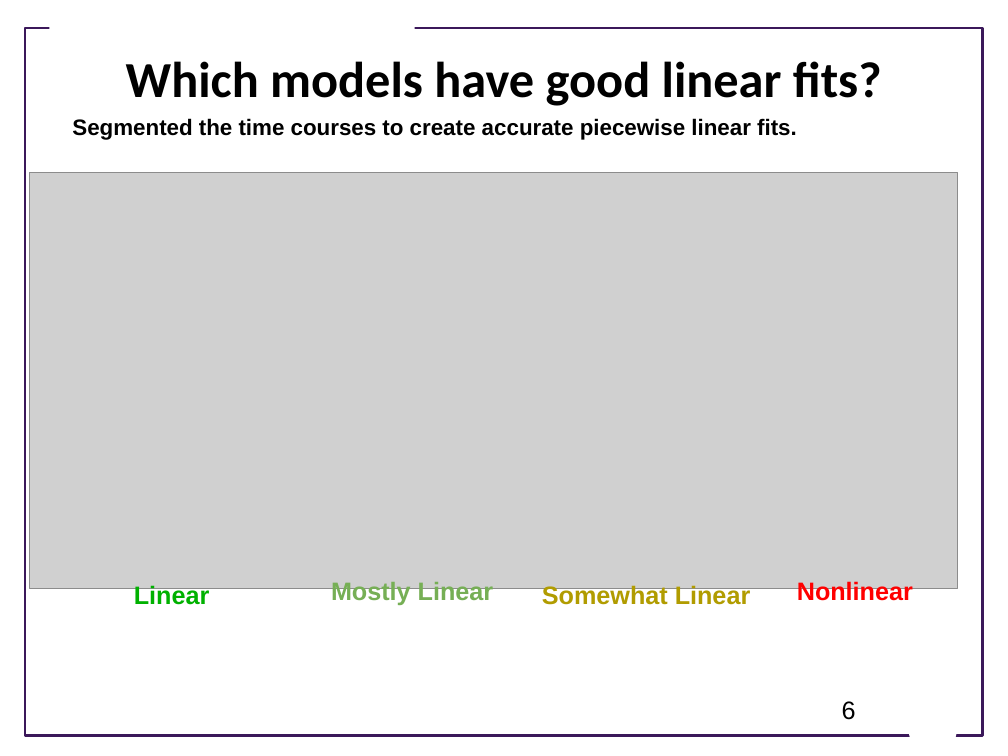
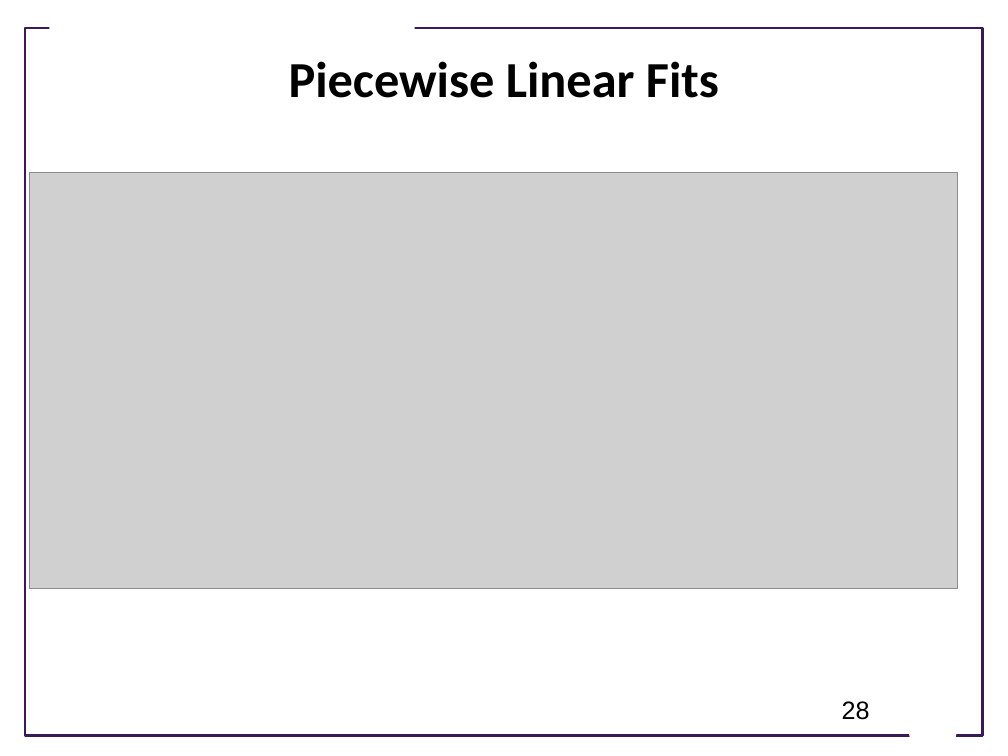
Before and after one commit to joseph-hellerstein/biomodels_linearity, a slide deck: slide 28 of docs/How Nonlinear is BioModels.pptx (slide 6 before the commit). Drawn at 1008x756 pixels with LibreOffice and Linux fonts; fonts in the diff are those of the drawing; grey boxes stand for pictures; background and template pictures are left out. Boxes give left, top, right and bottom in pixels: in the first picture for what was removed or moved away, otherwise in the second. Text is boxed around its words. In the diff, an @@ line names an element or a change of style, - is before the commit and + after.

```diff
--- a/docs/How Nonlinear is BioModels.pptx
+++ b/docs/How Nonlinear is BioModels.pptx
@@ title at [289,61,719,98]: text changed @@
-Which models have good linear fits?
+Piecewise Linear Fits
@@ text removed at [72,118,797,140] @@
-Segmented the time courses to create accurate piecewise linear fits.
@@ text removed at [134,585,210,610] @@
-Linear
@@ text removed at [331,582,494,606] @@
-Mostly Linear
@@ text removed at [542,585,751,610] @@
-Somewhat Linear
@@ text removed at [797,580,913,606] @@
-Nonlinear
@@ page number at [842,701,870,720]: text changed @@
-6
+28
```
Also in this commit, not shown: 12 other slides changed, 6 slides added, 1 slide removed, 3 other files.
